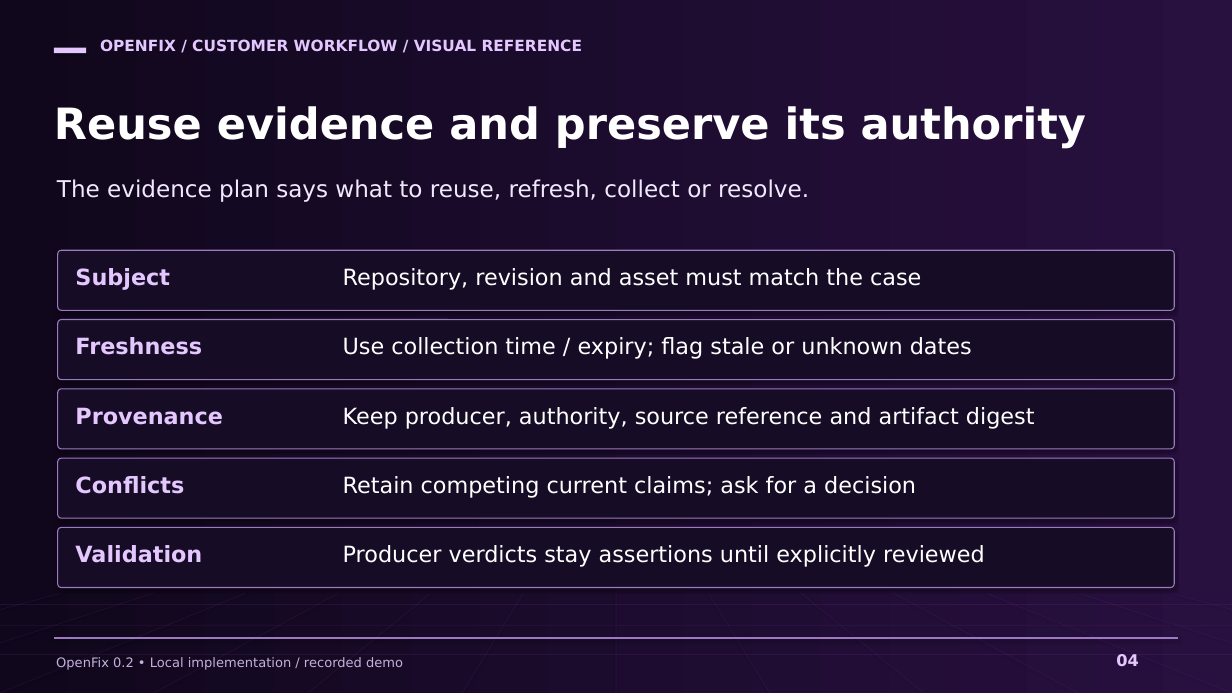
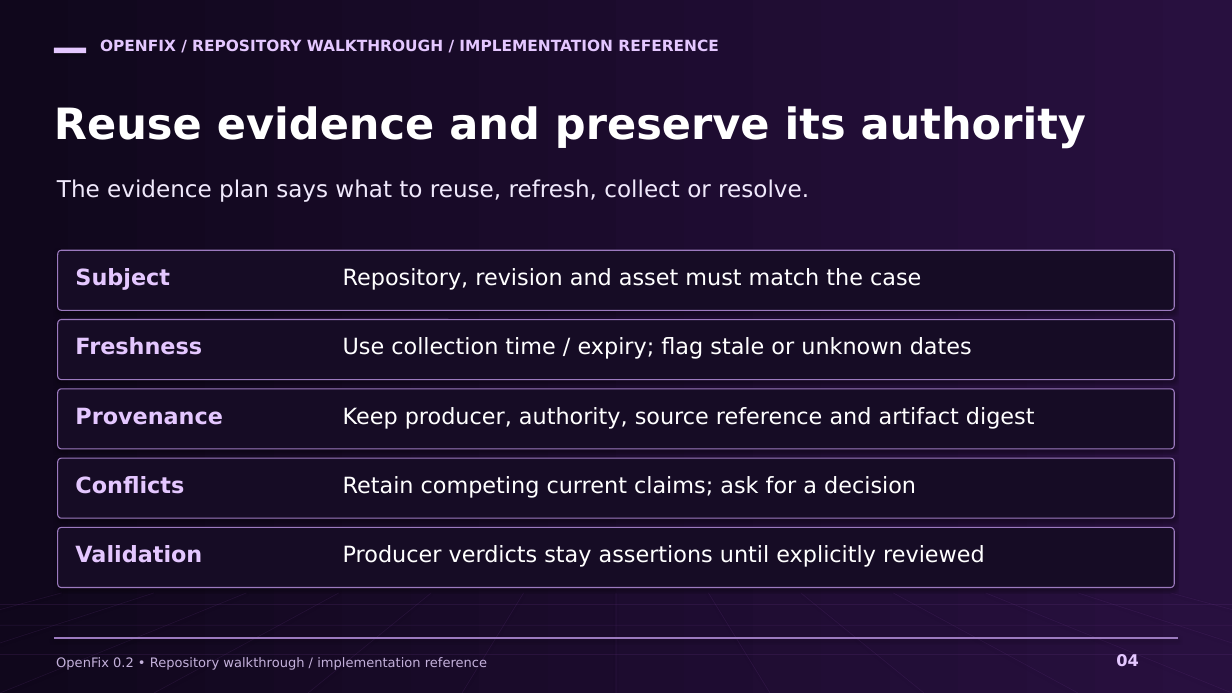
Before and after one commit to markusweldon/openfix, a slide deck: slide 4 of docs/prep/openfix-customer-workflow.pptx. Drawn at 1232x693 pixels with LibreOffice and Linux fonts; fonts in the diff are those of the drawing. Boxes give left, top, right and bottom in pixels: in the first picture for what was removed or moved away, otherwise in the second. Text is boxed around its words. In the diff, an @@ line names an element or a change of style, - is before the commit and + after.

Commit message:
Lead OpenFix with repository value and detailed architecture diagrams
Add a source-reading walkthrough, AI security versus mature DevSecOps explanation, and nine rendered Mermaid diagrams covering system boundaries, evidence, lifecycle, agent handoffs, data, production evolution and evaluation. Preserve implementation/proposal distinctions and explain design tradeoffs.

Remove checked-in playback assets and reframe README, preparation materials and the purple deck around repository discussion. Validate links, diagram rendering/source agreement, and all sixteen slide exports. Runtime code is unchanged.

```diff
--- a/docs/prep/openfix-customer-workflow.pptx
+++ b/docs/prep/openfix-customer-workflow.pptx
@@ text at bbox=[100, 39, 718, 52]: text changed @@
-OPENFIX / CUSTOMER WORKFLOW / VISUAL REFERENCE
+OPENFIX / REPOSITORY WALKTHROUGH / IMPLEMENTATION REFERENCE
@@ text at bbox=[56, 657, 487, 670]: text changed @@
-OpenFix 0.2 • Local implementation / recorded demo
+OpenFix 0.2 • Repository walkthrough / implementation reference
```
Also in this commit, not shown: 14 other slides changed, 1 slide added, 1 slide removed, 23 other files.
